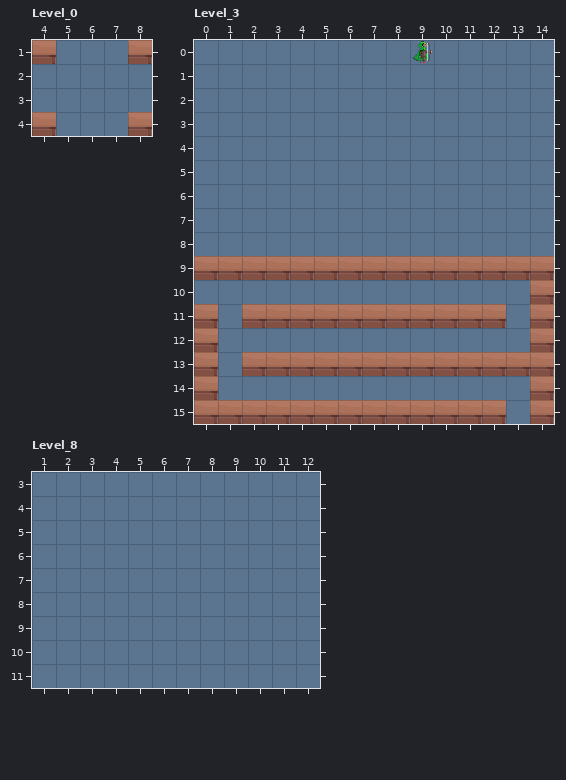
LDtk project -- assets/map/firstmap.ldtk. This is how it looked before the edit.
Cells are 16x16 px. Shown: Level_0 x 4..8, y 1..4; Level_3 x 0..14, y 0..15; Level_8 x 1..12, y 3..11. The commit also changed other parts of the map, which this record leaves out. The old version is drawn lined up with the new one.
After:
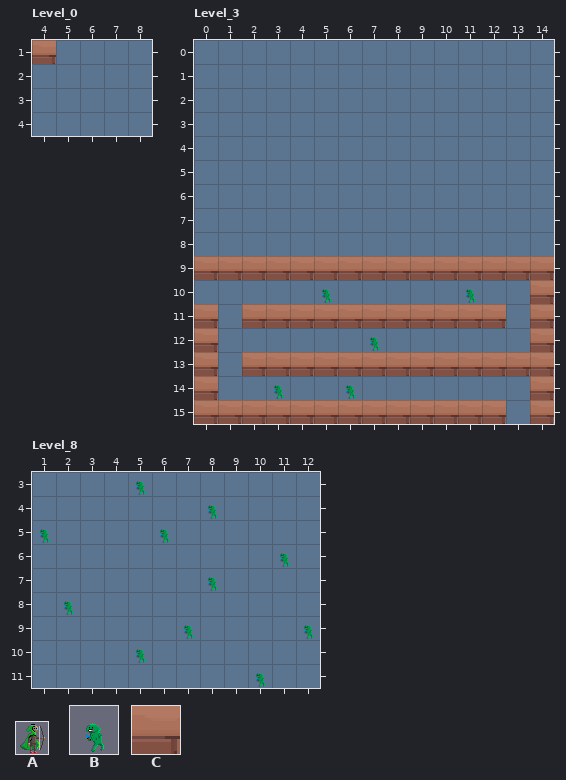
Key: from "Archer": A 0; from "Fignya": B 0; from "Walls": C 1 "Wall".
_ is an empty cell.
Objects are placed by their top-left corner, in cells (3,4 is the top-left corner of cell 3,4); size is 1x1 cell unless given.
The exact change:
Level_0: map size 25x23 -> 9x5 cells (old content now starts at -5,-11; both pictures use the new coordinates)
Layer "Walls", Level_0:
The author cleared tile C in row 1 at x 8; in row 4 at x 4 and 8.
Layer "Entities", Level_3:
A new object: B "Fignya" at 5,10.
A new object: B "Fignya" at 11,10.
A new object: B "Fignya" at 7,12.
A new object: B "Fignya" at 6,14.
A new object: B "Fignya" at 3,14.
Object A "Player" at 9,0 is removed.
Layer "Entities", Level_8:
A new object: B "Fignya" at 5,3.
A new object: B "Fignya" at 8,4.
A new object: B "Fignya" at 8,7.
A new object: B "Fignya" at 7,9.
A new object: B "Fignya" at 5,10.
A new object: B "Fignya" at 10,11.
A new object: B "Fignya" at 12,9.
A new object: B "Fignya" at 11,6.
A new object: B "Fignya" at 6,5.
A new object: B "Fignya" at 1,5.
A new object: B "Fignya" at 2,8.
